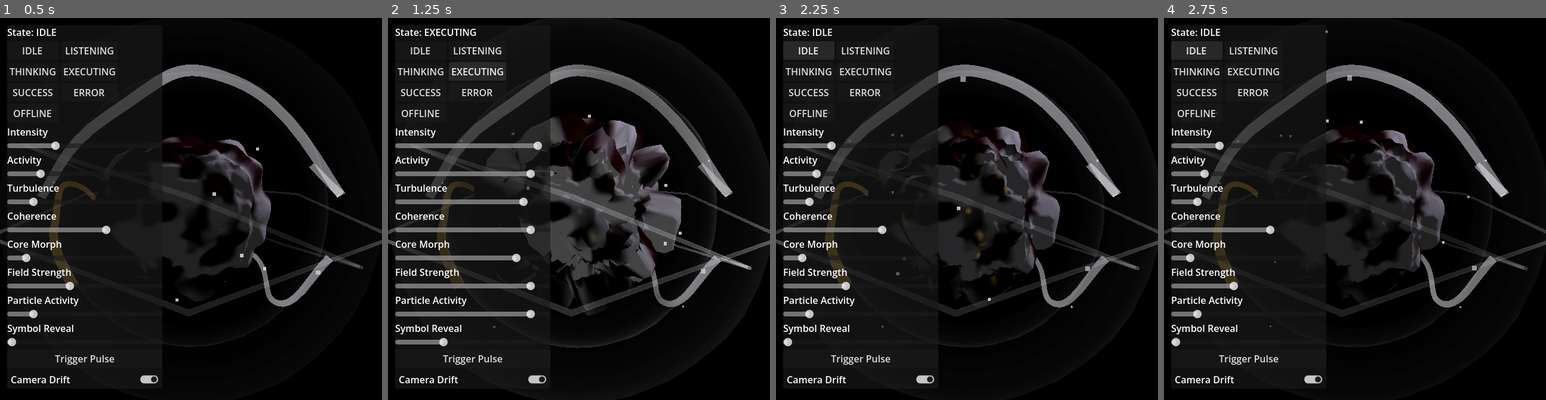
Above: before the commit, frames 1-4 (left to right).
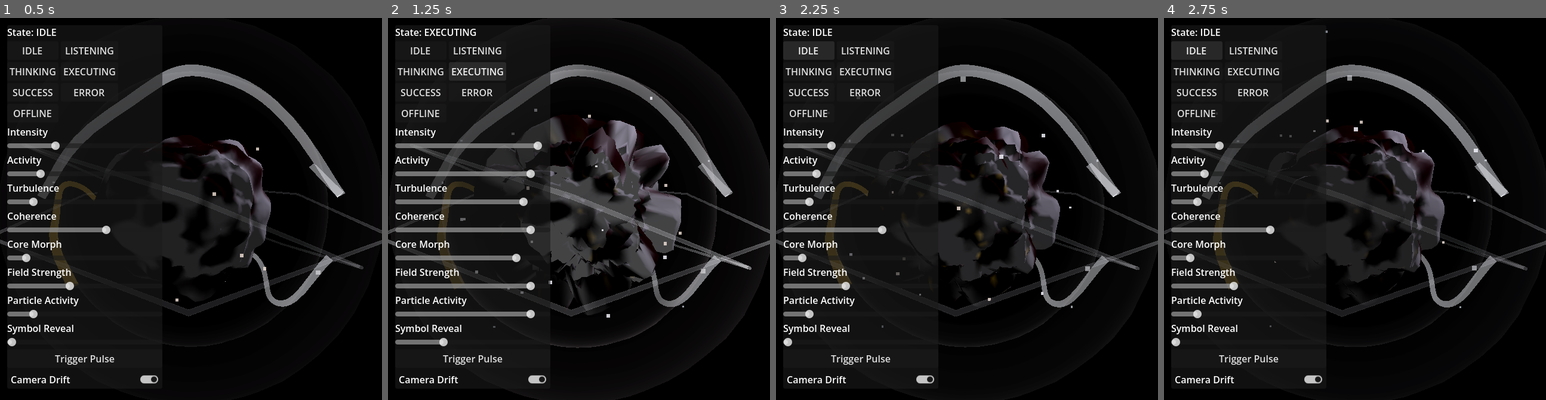
Above: after the commit, the same moments.

Repository: OppiRah/jairus-voice-assistant
Game: Godot game, scene res://full_scene_test.tscn
The game is run twice, just before and just after one commit, with the same random seed, the same clock (stepped at 60 frames per second) and the same inputs. This scene is started directly instead of the project's main scene.
Inputs:
- Up to frame 1 (0.5 s): no input
- Up to frame 2 (1.25 s): click "EXECUTING" at 0.5 s
- Up to frame 3 (2.25 s): click "SUCCESS" at 1.25 s; click "IDLE" at 2 s
- Up to frame 4 (2.75 s): no input

Frame 1 is identical in both runs. In frame 2, less than 0.1% of the frame differs, in the area x 18-73%, y 20-79%; in frame 3, less than 0.1%; in frame 4, less than 0.1%.

Commit message:
feat(orb): particle population 4/5 - burst, event-driven only
Per JAIRUS_ORB_VFX_TECHNICAL_ARCHITECTURE.md section 8: "GPUParticles3D,
one_shot = true, triggered from EnergyModel on state-transition events
(e.g. entering SUCCESS, entering EXECUTING) [DOC]... Event-driven only".

one_shot=true, emitting=false at rest -- triggered by connecting to
EnergyModel's existing state_changed signal (a new external listener,
energy_model.gd itself untouched) and checking the incoming state name
against ["SUCCESS", "EXECUTING"], which is exactly "entering X" semantics
since the signal fires once per transition.

Verified both halves explicitly: a real screenshot at rest (IDLE, no
trigger) shows zero burst particles, confirming this is NOT continuous
emission; a second screenshot mid-burst (IDLE -> SUCCESS transition,
captured 0.3s after the switch) shows particles visibly flying outward
from the core. Gold vs. near-white burst color per trigger (SUCCESS vs.
EXECUTING) respects section 15's gold-reserved-for-pulse/symbol_reveal
rule rather than using one fixed color for both.

Overdraw at rest: negligible change (0.2690 -> 0.2691). Overdraw at burst
peak (mid-SUCCESS-transition) measured lower than the EXECUTING baseline,
but that's confounded by SUCCESS's own lower field_strength/intensity
profile values, not evidence the burst itself is free -- reported as-is,
not reframed.

Core, EnergyModel/STATE_PROFILES, camera_rig/debug_ui/perf_monitor, wisps,
lattice, shells, and the first three particle populations untouched
(git diff --stat clean).

Co-Authored-By: Claude Sonnet 5 <noreply@anthropic.com>

Diff:
--- /dev/null
+++ b/prototype/orb_foundation/burst_particles.gd
@@ -0,0 +1,92 @@
+extends Node3D
+## Burst/directional particles (JAIRUS_ORB_VFX_TECHNICAL_ARCHITECTURE.md
+## section 8: "GPUParticles3D, one_shot = true, triggered from EnergyModel
+## on state-transition events (e.g. entering SUCCESS, entering EXECUTING)
+## [DOC]... Event-driven only... This is the direct implementation of the
+## brief's 'should be event-driven, not continuously running at maximum'
+## instruction").
+##
+## Explicitly NOT continuous -- one_shot = true, emitting stays false until
+## a real state-transition event fires. Triggered by connecting to
+## EnergyModel's existing, already-public `state_changed` signal (emitted
+## once per transition in energy_model.gd's set_state(), unmodified here --
+## this is a new external listener, not a change to that protected file)
+## and checking the incoming state name, which is exactly "entering X"
+## semantics -- no separate transition-tracking state needed.
+
+const BURST_RADIUS := 1.2
+const PARTICLE_COUNT := 26
+const TRIGGER_STATES := ["SUCCESS", "EXECUTING"]
+
+
+func _ready() -> void:
+	var burst := _build_burst()
+	add_child(burst)
+
+	var energy := get_node_or_null("/root/EnergyModel")
+	if energy:
+		energy.state_changed.connect(_on_state_changed)
+
+
+func _build_burst() -> GPUParticles3D:
+	var burst := GPUParticles3D.new()
+	burst.name = "Burst"
+	burst.amount = PARTICLE_COUNT
+	burst.lifetime = 0.9
+	burst.one_shot = true
+	burst.emitting = false
+	burst.local_coords = true
+
+	var mat := ParticleProcessMaterial.new()
+	mat.emission_shape = ParticleProcessMaterial.EMISSION_SHAPE_SPHERE_SURFACE
+	mat.emission_sphere_radius = BURST_RADIUS
+	mat.direction = Vector3(0.0, 1.0, 0.0)
+	mat.spread = 180.0
+	mat.initial_velocity_min = 0.6
+	mat.initial_velocity_max = 1.1
+	mat.gravity = Vector3.ZERO
+	mat.damping_min = 0.4
+	mat.damping_max = 0.7
+	mat.scale_min = 1.6
+	mat.scale_max = 2.6
+	burst.process_material = mat
+
+	var quad := QuadMesh.new()
+	quad.size = Vector2(0.03, 0.03)
+	burst.draw_pass_1 = quad
+
+	burst.material_override = _build_material()
+	return burst
+
+
+## Fixed albedo alpha, blend_mode = MIX -- reusing the confirmed-working
+## formula from micro_particles.gd/core_sparks.gd/orbital_particles.gd.
+func _build_material() -> StandardMaterial3D:
+	var mat := StandardMaterial3D.new()
+	mat.shading_mode = BaseMaterial3D.SHADING_MODE_UNSHADED
+	mat.billboard_mode = BaseMaterial3D.BILLBOARD_PARTICLES
+	mat.transparency = BaseMaterial3D.TRANSPARENCY_ALPHA
+	mat.blend_mode = BaseMaterial3D.BLEND_MODE_MIX
+	mat.emission_enabled = true
+	mat.emission = Color(0.96, 0.97, 0.99)
+	mat.emission_energy_multiplier = 2.5
+	mat.albedo_color = Color(0.95, 0.95, 0.98, 0.85)
+	return mat
+
+
+func _on_state_changed(state_name: String) -> void:
+	if state_name not in TRIGGER_STATES:
+		return
+	var burst := get_node_or_null("Burst") as GPUParticles3D
+	if not burst:
+		return
+
+	# SUCCESS's gold pulse vs. EXECUTING's near-white surge -- section 15's
+	# gold-reserved-for-symbol_reveal/pulse rule, applied per trigger rather
+	# than left at one fixed burst color for both events.
+	var mat := burst.material_override as StandardMaterial3D
+	if mat:
+		mat.emission = Color(0.85, 0.65, 0.18) if state_name == "SUCCESS" else Color(0.96, 0.97, 0.99)
+
+	burst.restart()
+	burst.emitting = true
--- /dev/null
+++ b/prototype/orb_foundation/burst_test.tscn
@@ -0,0 +1,48 @@
+[gd_scene load_steps=6 format=3]
+
+[ext_resource type="Script" path="res://camera_rig.gd" id="1"]
+[ext_resource type="Script" path="res://core.gd" id="2"]
+[ext_resource type="Script" path="res://debug_ui.gd" id="3"]
+[ext_resource type="Script" path="res://burst_particles.gd" id="4"]
+
+[sub_resource type="Environment" id="Environment_1"]
+background_mode = 0
+ambient_light_source = 2
+ambient_light_color = Color(0.05, 0.03, 0.04, 1)
+ambient_light_energy = 0.6
+glow_enabled = false
+glow_intensity = 0.8
+glow_strength = 1.1
+glow_bloom = 0.15
+glow_blend_mode = 2
+
+[node name="Main" type="Node3D"]
+
+[node name="WorldEnvironment" type="WorldEnvironment" parent="."]
+environment = SubResource("Environment_1")
+
+[node name="CameraRig" type="Node3D" parent="."]
+script = ExtResource("1")
+
+[node name="Camera3D" type="Camera3D" parent="CameraRig"]
+transform = Transform3D(1, 0, 0, 0, 1, 0, 0, 0, 1, 0, 0, 3)
+current = true
+
+[node name="KeyLight" type="OmniLight3D" parent="."]
+transform = Transform3D(1, 0, 0, 0, 1, 0, 0, 0, 1, 2, 2, 2)
+light_color = Color(0.9, 0.85, 0.95, 1)
+light_energy = 0.9
+omni_range = 8.0
+
+[node name="Core" type="MeshInstance3D" parent="."]
+script = ExtResource("2")
+
+[node name="BurstParticles" type="Node3D" parent="."]
+script = ExtResource("4")
+
+[node name="UILayer" type="CanvasLayer" parent="."]
+
+[node name="DebugUI" type="Control" parent="UILayer"]
+anchor_right = 1.0
+anchor_bottom = 1.0
+script = ExtResource("3")
--- a/prototype/orb_foundation/full_scene_test.tscn
+++ b/prototype/orb_foundation/full_scene_test.tscn
@@ -10,6 +10,7 @@
 [ext_resource type="Script" path="res://micro_particles.gd" id="8"]
 [ext_resource type="Script" path="res://core_sparks.gd" id="9"]
 [ext_resource type="Script" path="res://orbital_particles.gd" id="10"]
+[ext_resource type="Script" path="res://burst_particles.gd" id="11"]
 
 [sub_resource type="Environment" id="Environment_1"]
 background_mode = 0
@@ -64,6 +65,9 @@
 [node name="OrbitalParticles" type="Node3D" parent="."]
 script = ExtResource("10")
 
+[node name="BurstParticles" type="Node3D" parent="."]
+script = ExtResource("11")
+
 [node name="UILayer" type="CanvasLayer" parent="."]
 
 [node name="DebugUI" type="Control" parent="UILayer"]
